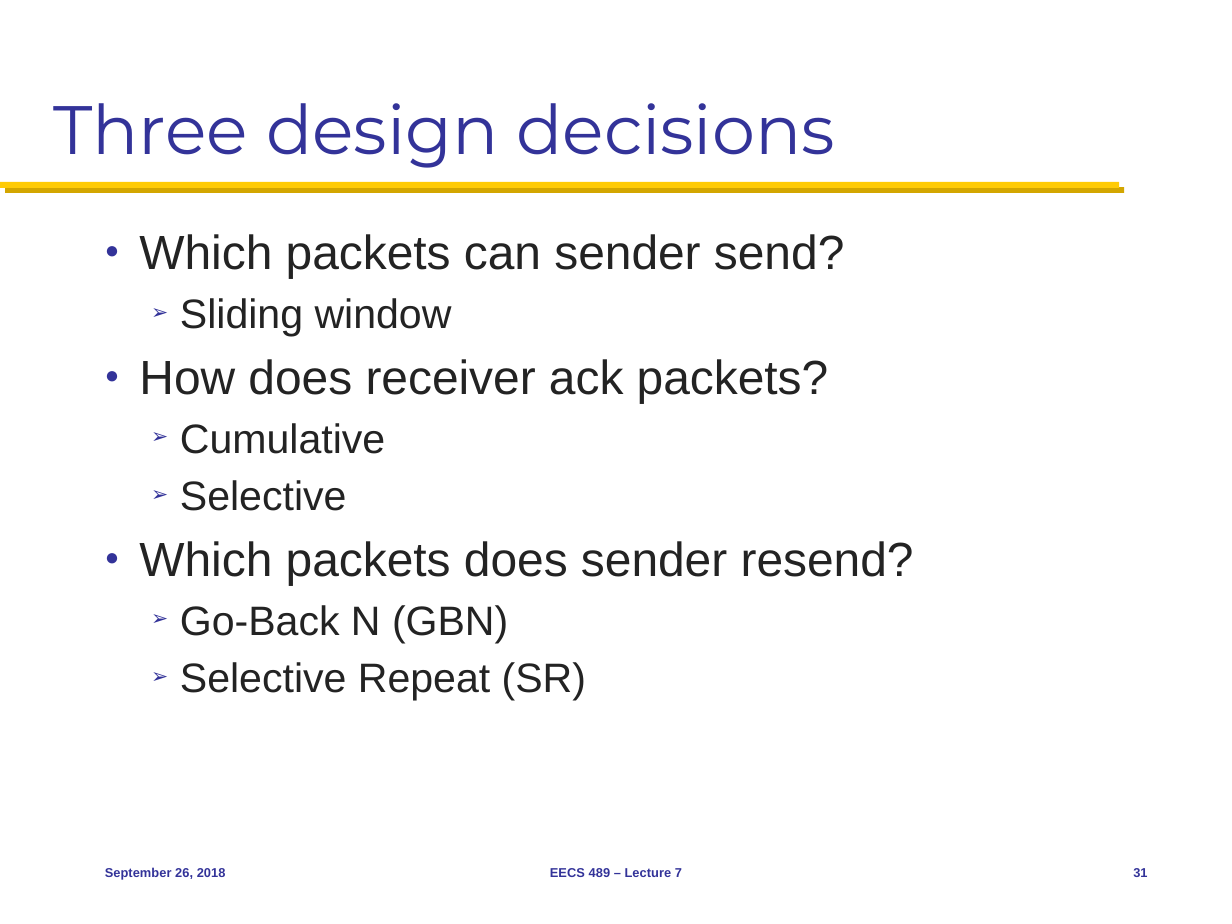
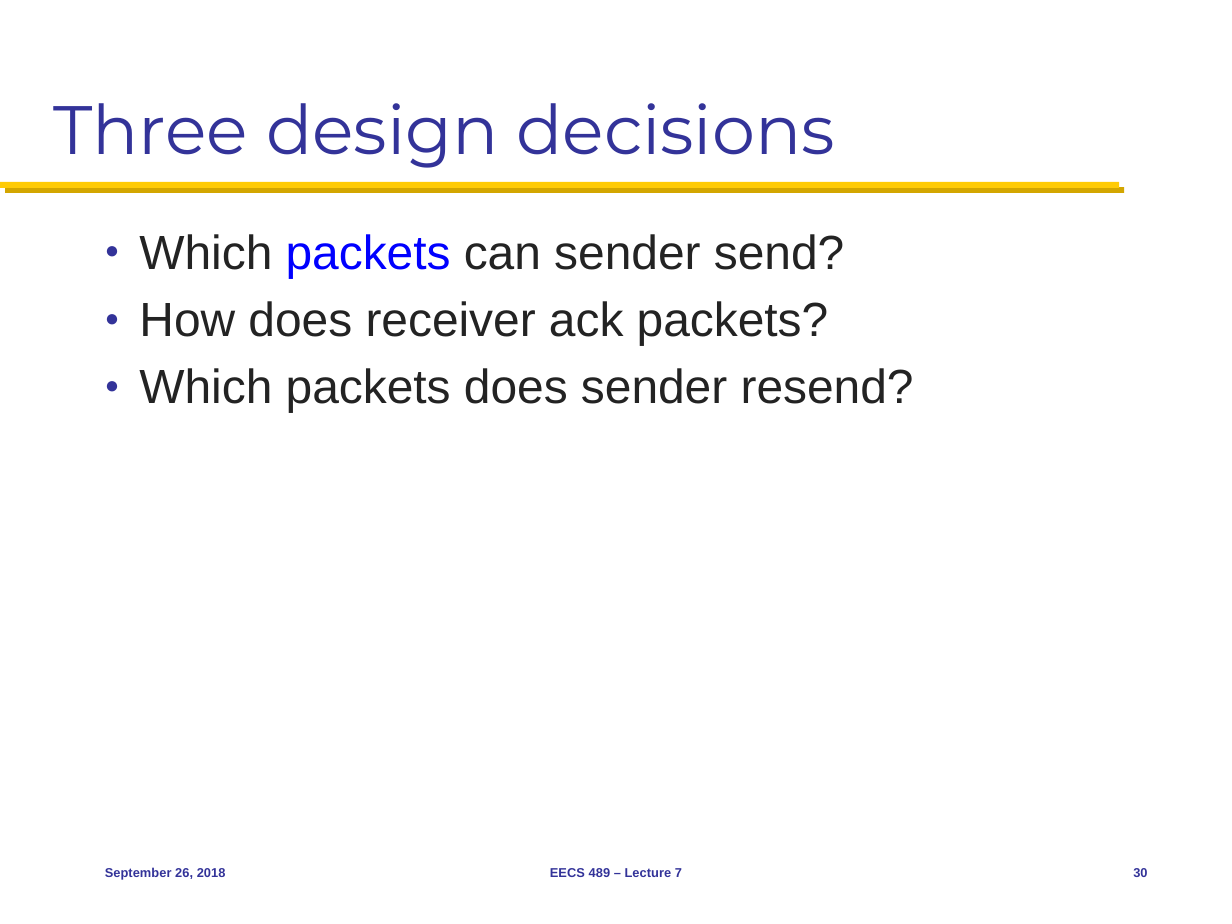
Before and after one commit to mosharaf/eecs489, a slide deck: slide 30 of Slides/092618.pptx (slide 31 before the commit). Drawn at 1232x924 pixels with LibreOffice and Linux fonts; fonts in the diff are those of the drawing. Boxes give left, top, right and bottom in pixels: in the first picture for what was removed or moved away, otherwise in the second. Text is boxed around its words. In the diff, an @@ line names an element or a change of style, - is before the commit and + after.

```diff
--- a/Slides/092618.pptx
+++ b/Slides/092618.pptx
@@ text at (x1=139, y1=234, x2=844, y2=278): text colour #232323 to #0000FF in "packets" @@
@@ text at (x1=180, y1=298, x2=452, y2=336): paragraph removed @@
-  ➢ Sliding window
@@ text at (x1=180, y1=423, x2=385, y2=511): paragraphs removed @@
-  ➢ Cumulative
-  ➢ Selective
@@ text at (x1=180, y1=605, x2=586, y2=701): paragraphs removed @@
-  ➢ Go-Back N (GBN)
-  ➢ Selective Repeat (SR)
@@ page number at (x1=1133, y1=868, x2=1147, y2=877): text changed @@
-31
+30
```
Also in this commit, not shown: 10 other slides changed, 1 slide removed.
